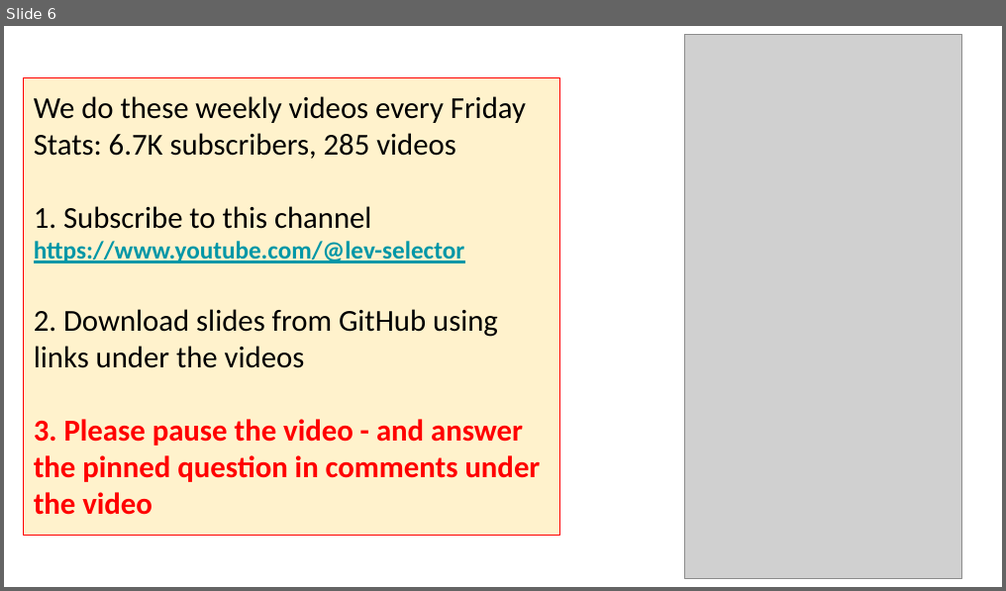
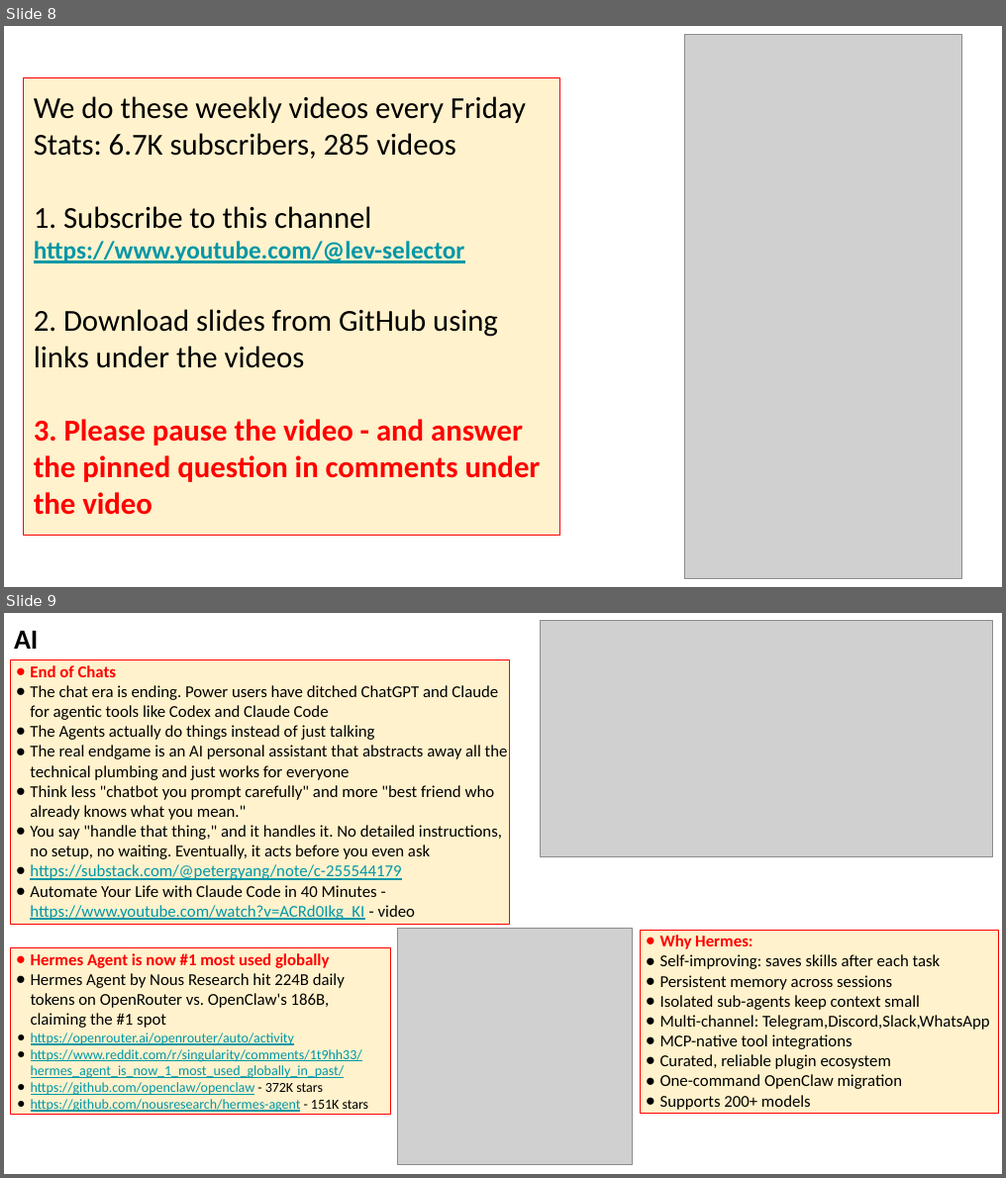
Before and after one commit to lselector/seminar, a slide deck: 2026/2026-05-15-AI-Updates.pptx. Shown one above the other, each under a label of ours: slide 6 before the commit, slides 8 and 9 after it. The pictures are 1006x591 and 1006x1178 pixels, drawn with LibreOffice and Linux fonts; fonts in the diff are those of the drawing; grey boxes stand for pictures. Boxes give left, top, right and bottom in pixels: in the first picture for what was removed or moved away, otherwise in the second. Text is boxed around its words. In the diff, an @@ line names an element or a change of style, - is before the commit and + after.

```diff
--- a/2026/2026-05-15-AI-Updates.pptx
+++ b/2026/2026-05-15-AI-Updates.pptx
@@ slide 9 added at box(4, 613, 1002, 1174), background #FFFFFF @@
@@ text added at box(14, 630, 38, 649), 20 pt, text #000000, bold @@
+AI
@@ picture added at box(540, 620, 992, 858) @@
@@ rectangle added at box(11, 660, 510, 924), fill #FFF2CC, outline #FF0000 0.75 pt, 12 pt, text #000000 @@
+● End of Chats
+● The chat era is ending. Power users have ditched ChatGPT and Claude for agentic tools like Codex and Claude Code
+● The Agents actually do things instead of just talking
+● The real endgame is an AI personal assistant that abstracts away all the technical plumbing and just works for everyone
+● Think less "chatbot you prompt carefully" and more "best friend who already knows what you mean."
+● You say "handle that thing," and it handles it. No detailed instructions, no setup, no waiting. Eventually, it acts before you even ask
+● https://substack.com/@petergyang/note/c-255544179
+● Automate Your Life with Claude Code in 40 Minutes - https://www.youtube.com/watch?v=ACRd0Ikg_KI - video
@@ picture added at box(397, 929, 632, 1165) @@
@@ rectangle added at box(641, 931, 999, 1114), fill #FFF2CC, outline #FF0000 0.75 pt, 12 pt, text #000000 @@
+● Why Hermes:
+● Self-improving: saves skills after each task
+● Persistent memory across sessions
+● Isolated sub-agents keep context small
+● Multi-channel: Telegram,Discord,Slack,WhatsApp
+● MCP-native tool integrations
+● Curated, reliable plugin ecosystem
+● One-command OpenClaw migration
+● Supports 200+ models
@@ rectangle added at box(11, 949, 391, 1115), fill #FFF2CC, outline #FF0000 0.75 pt, 10 pt, text #0097A7, underline @@
+● Hermes Agent is now #1 most used globally
+● Hermes Agent by Nous Research hit 224B daily tokens on OpenRouter vs. OpenClaw's 186B, claiming the #1 spot
+● https://openrouter.ai/openrouter/auto/activity
+● https://www.reddit.com/r/singularity/comments/1t9hh33/hermes_agent_is_now_1_most_used_globally_in_past/
+● https://github.com/openclaw/openclaw - 372K stars
+● https://github.com/nousresearch/hermes-agent - 151K stars
@@ what was slide 6 is now slide 8 @@
```
Also in this commit, not shown: 10 slides changed, 6 other slides added.
